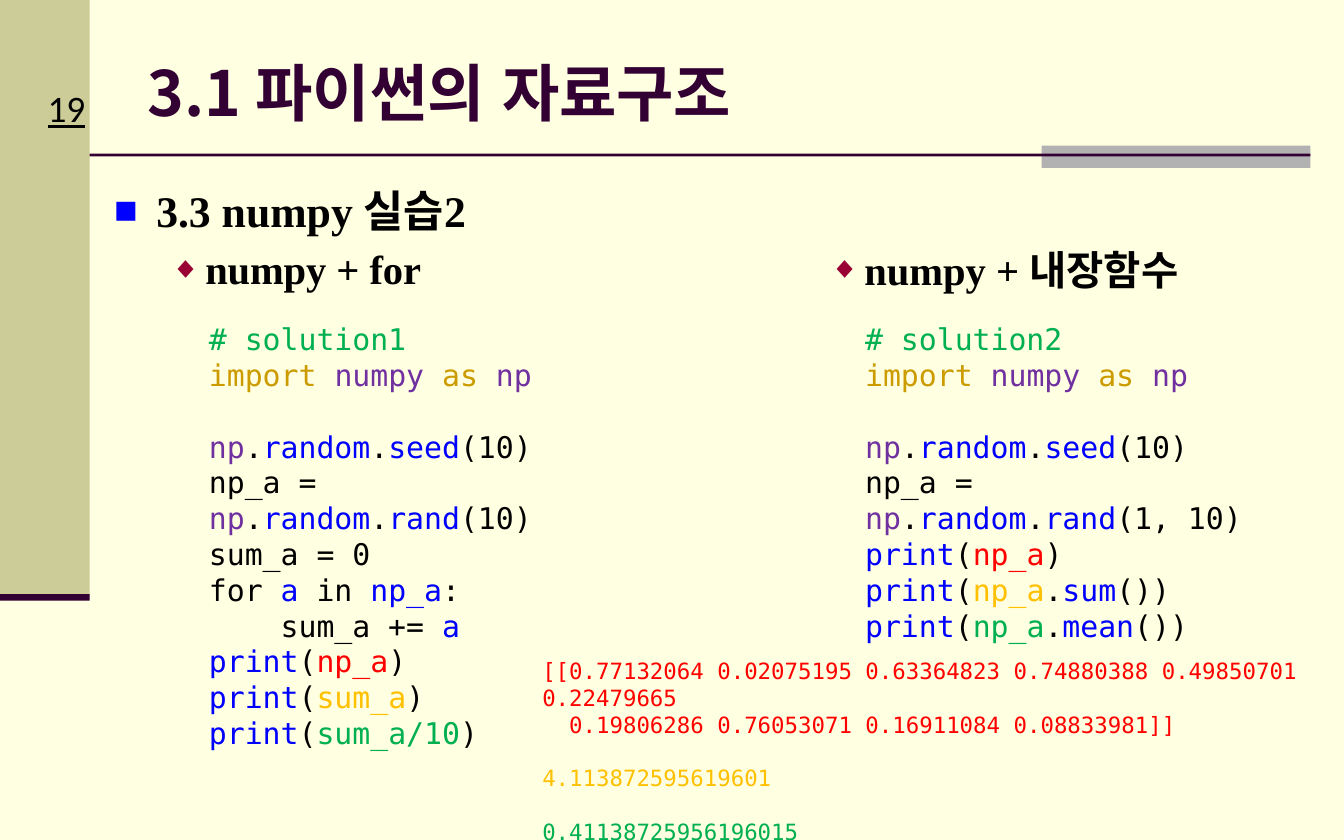
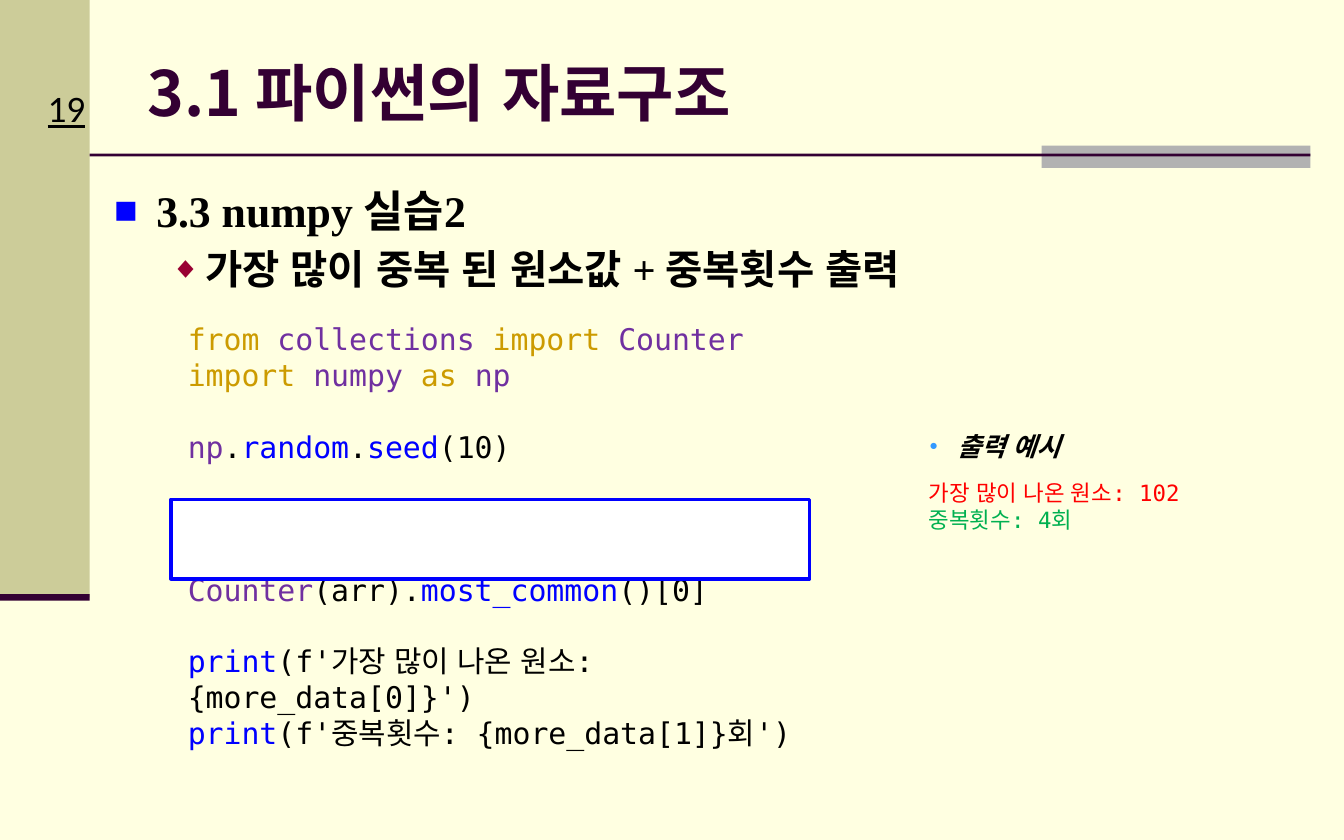
Before and after one commit to Hitbee-dev/OpenCV-Python, a slide deck: slide 19 of 2022-09-20/documents/CH_03_파이썬 기초_실습2.pptx. Drawn at 1344x840 pixels with LibreOffice and Linux fonts; fonts in the diff are those of the drawing; background and template pictures are left out. Boxes give left, top, right and bottom in pixels: in the first picture for what was removed or moved away, otherwise in the second. Text is boxed around its words. In the diff, an @@ line names an element or a change of style, - is before the commit and + after.

```diff
--- a/2022-09-20/documents/CH_03_파이썬 기초_실습2.pptx
+++ b/2022-09-20/documents/CH_03_파이썬 기초_실습2.pptx
@@ text at bbox=[205, 249, 899, 288]: text changed @@
-  ◆ numpy + for
+  ◆ 가장 많이 중복 된 원소값 + 중복횟수 출력
@@ text removed at bbox=[864, 250, 1178, 294] @@
-  ◆ numpy + 내장함수
@@ text "from collections import Counter": place and size @@
-text "from collections import Counter" at bbox=[209, 327, 532, 751]
+text "from collections import Counter" at bbox=[188, 327, 816, 751]
@@ text at bbox=[188, 327, 744, 357]: text changed; text colour #00B050 to #7030A0 @@
-# solution1
+from collections import Counter
@@ text removed at bbox=[865, 327, 1242, 643] @@
-# solution2
-import numpy as np
-np.random.seed(10)
-np_a = np.random.rand(1, 10)
-print(np_a)
-print(np_a.sum())
-print(np_a.mean())
@@ text added at bbox=[957, 434, 1061, 459], 14 pt, text #000000, bold, italic @@
+    ● 출력 예시
@@ rectangle added at bbox=[171, 500, 809, 579], fill #FFFFFF, outline #0000FF 2 pt @@
@@ text at bbox=[188, 505, 816, 751]: text changed @@
-np_a = np.random.rand(10)
-sum_a = 0
-for a in np_a:
-sum_a += a
-print(np_a)
-print(sum_a)
-print(sum_a/10)
+arr = np.random.randint(0, 50, 500)
+more_data = Counter(arr).most_common()[0]
+print(f'가장 많이 나온 원소: {more_data[0]}')
+print(f'중복횟수: {more_data[1]}회')
@@ text added at bbox=[929, 482, 1179, 530], 12 pt, text #FF0000 @@
+가장 많이 나온 원소: 102
+중복횟수: 4회
@@ text removed at bbox=[542, 662, 1297, 787] @@
-[[0.77132064 0.02075195 0.63364823 0.74880388 0.49850701 0.22479665
-0.19806286 0.76053071 0.16911084 0.08833981]]
-4.113872595619601
-0.41138725956196015
```
Also in this commit, not shown: 1 other slide changed, 1 other file.
